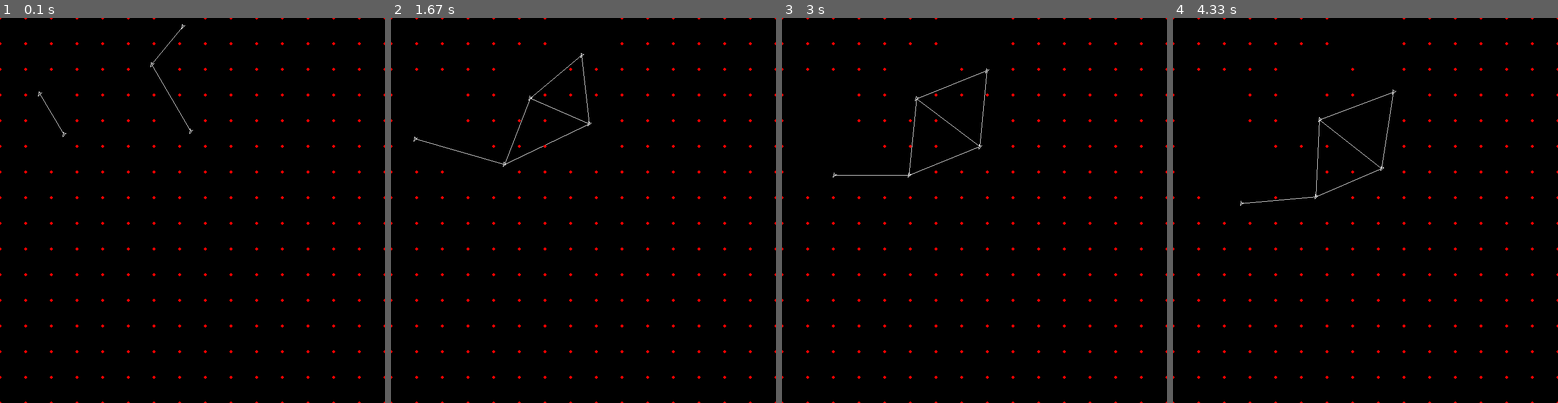
Above: before the commit, frames 1-4 (left to right).
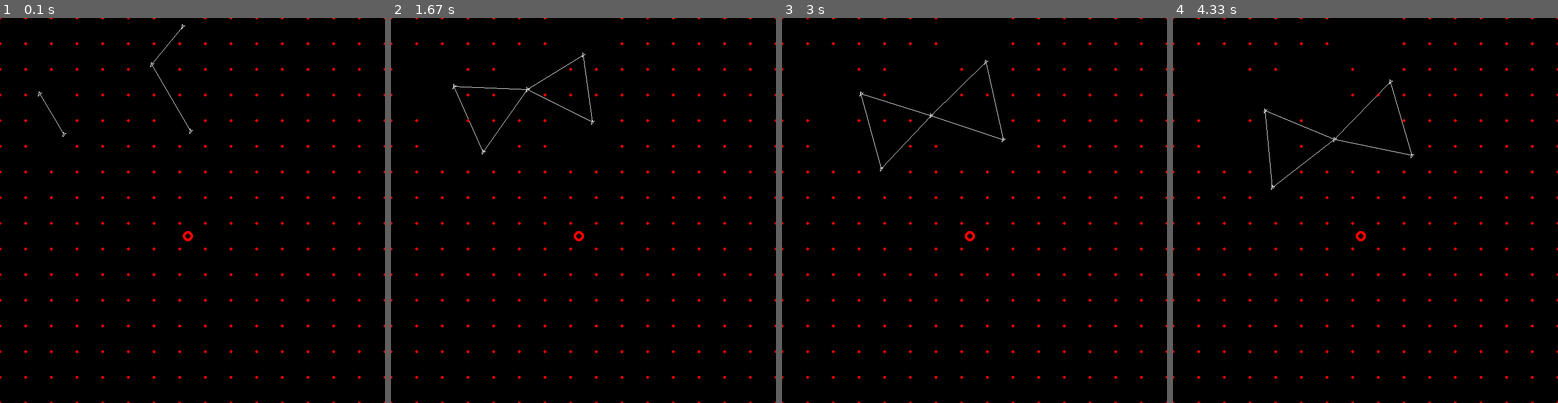
Above: after the commit, the same moments.

Repository: LouisDeOliveira/Projet_VA
Game: pygame game, started from Simulation.py
Two runs of this game, one before a commit and one after it. Both use one fixed random seed, a clock stepped at 60 frames per second and the inputs below.
Inputs:
- Up to frame 1 (0.1 s): no input
- Up to frame 2 (1.67 s): no input
- Up to frame 3 (3 s): no input
- Up to frame 4 (4.33 s): no input

The runs differ from the first frame. In frame 1, less than 0.1% of the frame differs, in the area x 47-51%, y 55-58%; in frame 2, 0.4%; in frame 3, 0.4%; in frame 4, 0.5%, in the area x 6-63%, y 12-58%.

Commit message:
Modif pour créer une target

Diff:
--- a/Chercheur.py
+++ b/Chercheur.py
@@ -39,7 +39,6 @@
     """
 
     def __init__(self, x, y, speed, direction, size, id, env):
-        self.speed = speed
         self.env = env
         self.pos = np.array([x, y])
         self.speed = np.array([0., 0.])
--- a/Environnement.py
+++ b/Environnement.py
@@ -45,7 +45,7 @@
 
         for _ in range(n_targets):
             self.Agent_list.append(Target(random.random(
-            )*self.width, random.random()*self.height, 5, -90, 5, int(uuid.uuid1()), self))
+            )*self.width, random.random()*self.height, 0, -90, 5, int(uuid.uuid1()), self))
 
         for _ in range(n_verificateurs):
             self.Agent_list.append(Verificateur(random.random(
@@ -104,15 +104,16 @@
                     agentA.acc = vect_acc
 
         for agent in self.Agent_list:
-            vect_vit = np.array(
-                [agent.speed[0] + dt*agent.acc[0], agent.speed[1] + dt*agent.acc[1]])
-            if vect_norme_carre(vect_vit) > maxspeed**2:
-                agentA.speed = maxspeed*normalize_vector(vect_vit)
-            else:
-                agent.speed = vect_vit
+            if type(agent) != Target:
+                vect_vit = np.array(
+                    [agent.speed[0] + dt*agent.acc[0], agent.speed[1] + dt*agent.acc[1]])
+                if vect_norme_carre(vect_vit) > maxspeed**2:
+                    agentA.speed = maxspeed*normalize_vector(vect_vit)
+                else:
+                    agent.speed = vect_vit
 
-            agent.pos[0] = agent.pos[0] + dt*agent.speed[0]
-            agent.pos[1] = agent.pos[1] + dt*agent.speed[1]
+                agent.pos[0] = agent.pos[0] + dt*agent.speed[0]
+                agent.pos[1] = agent.pos[1] + dt*agent.speed[1]
 
             # conditions de bord :  a revoir pour rendre plus réaliste
             if agent.pos[0] < 0:
--- a/Simulation.py
+++ b/Simulation.py
@@ -31,7 +31,7 @@
 pygame.init()
 width, height = 750, 750
 screen = pygame.display.set_mode((width, height))
-env = Environment(5, 0, 0, width, height, screen)
+env = Environment(5, 0, 1, width, height, screen)
 Running = True
 tick_freq = 100
 dt = 1/tick_freq
--- a/Target.py
+++ b/Target.py
@@ -28,10 +28,10 @@
 
     def __init__(self, x, y, speed, direction, size, id, env):
         self.id = id
-        self.speed = speed
-        self.acc = acc
+        self.speed = np.array([0., 0.])
+        self.acc = np.array([0., 0.])
         self.env = env
-        self.pos = x, y
+        self.pos = np.array([x, y])
         self.dir = direction
         self.size = size
         self.targeted = False
@@ -41,28 +41,14 @@
         x, y = self.pos
         s = self.size
 
-        pygame.draw.line(env.screen, red,
-                         (x - (s * math.sqrt(130) / 12) * math.cos(math.atan(7 / 9) - a),
-                          y - (s * math.sqrt(130) / 12) * math.sin(math.atan(7 / 9) - a)),
-                         (x + s * math.cos(-a), y + s * math.sin(-a)))
-
-        pygame.draw.line(env.screen, red,
-                         (x - (s * math.sqrt(130) / 12) * math.cos(math.atan(7 / 9) + a),
-                          y + (s * math.sqrt(130) / 12) * math.sin(math.atan(7 / 9) + a)),
-                         (x + s * math.cos(a), y + s * math.sin(-a)))
-
-        pygame.draw.line(env.screen, red,
-                         (x - (s * math.sqrt(2) / 2) * math.cos(-a + math.pi / 4),
-                          y - (s * math.sqrt(2) / 2) * math.sin(-a + math.pi / 4)),
-                         (x - (s * math.sqrt(2) / 2) * math.cos(a + math.pi / 4),
-                          y + (s * math.sqrt(2) / 2) * math.sin(a + math.pi / 4)))
+        pygame.draw.circle(self.env.screen, red, (x,y), 10, 5)
 
     def wander(self):
         return self.x, self.y, self.dir
 
     def step(self):
         self.x, self.y, self.dir = self.wander()
-
+    """
     def wander(self, r=100):
         if self.destination == None:
             if self.target == None:
@@ -84,4 +70,4 @@
 
         elif self.destination != None and self.target != None:
             if self.destination != self.target:
-                self .destination = self.target.x, self.target.y
+                self .destination = self.target.x, self.target.y"""
